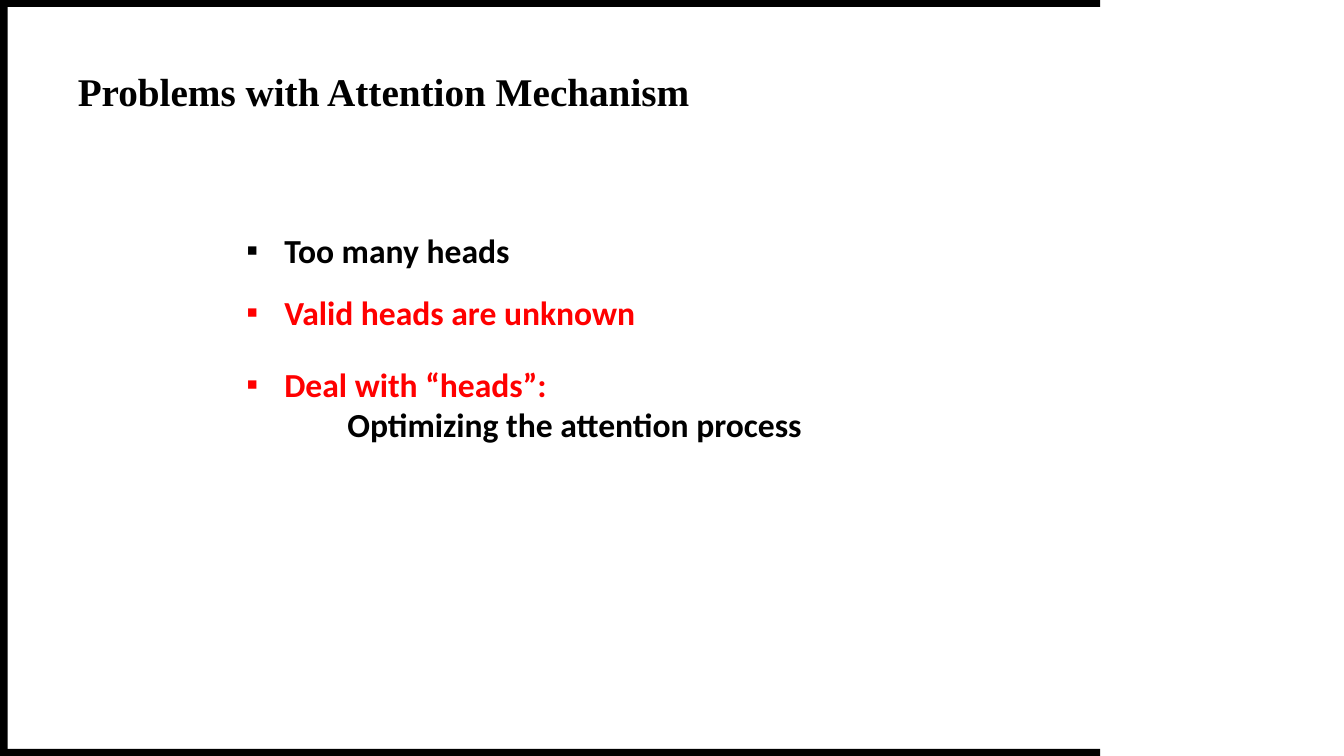
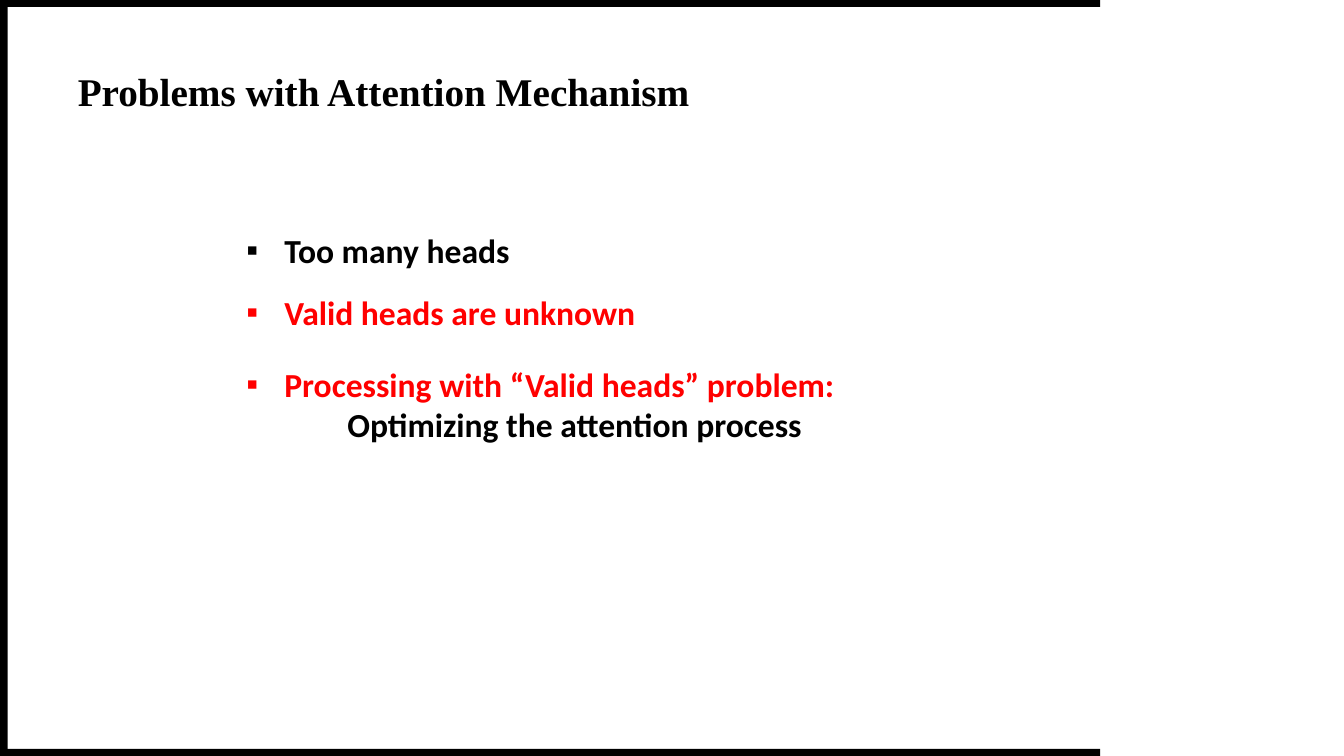
Before and after one commit to theQuert/inlpfun, a slide deck: slide 9 of Lab/REP.pptx. Drawn at 1344x756 pixels with LibreOffice and Linux fonts; fonts in the diff are those of the drawing. Boxes give left, top, right and bottom in pixels: in the first picture for what was removed or moved away, otherwise in the second. Text is boxed around its words. In the diff, an @@ line names an element or a change of style, - is before the commit and + after.

```diff
--- a/Lab/REP.pptx
+++ b/Lab/REP.pptx
@@ text at [284, 372, 834, 443]: text changed; text colour #000000 to #FF0000 @@
-▪ Deal with “heads”:
-  Optimizing the attention process
+▪ Processing with “Valid heads” problem:
+  Optimizing the attention process
```
Also in this commit, not shown: 1 other slide changed.
